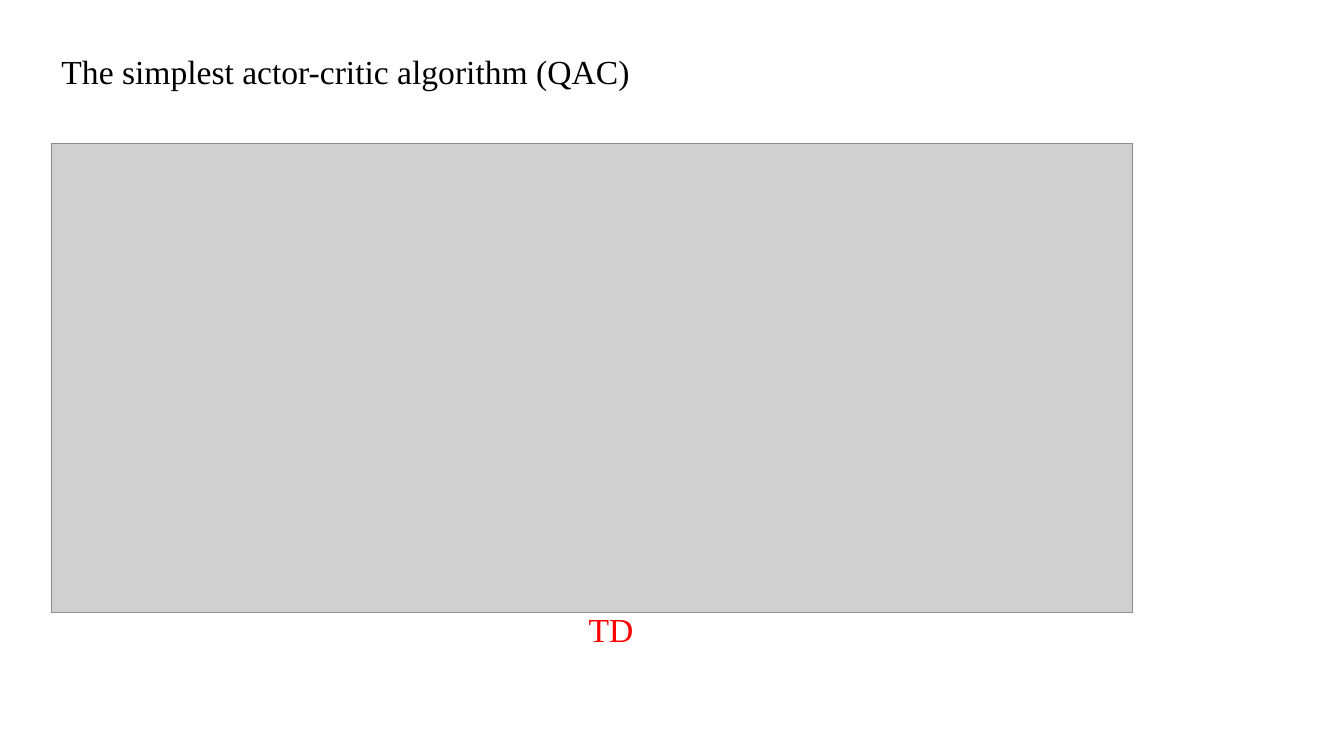
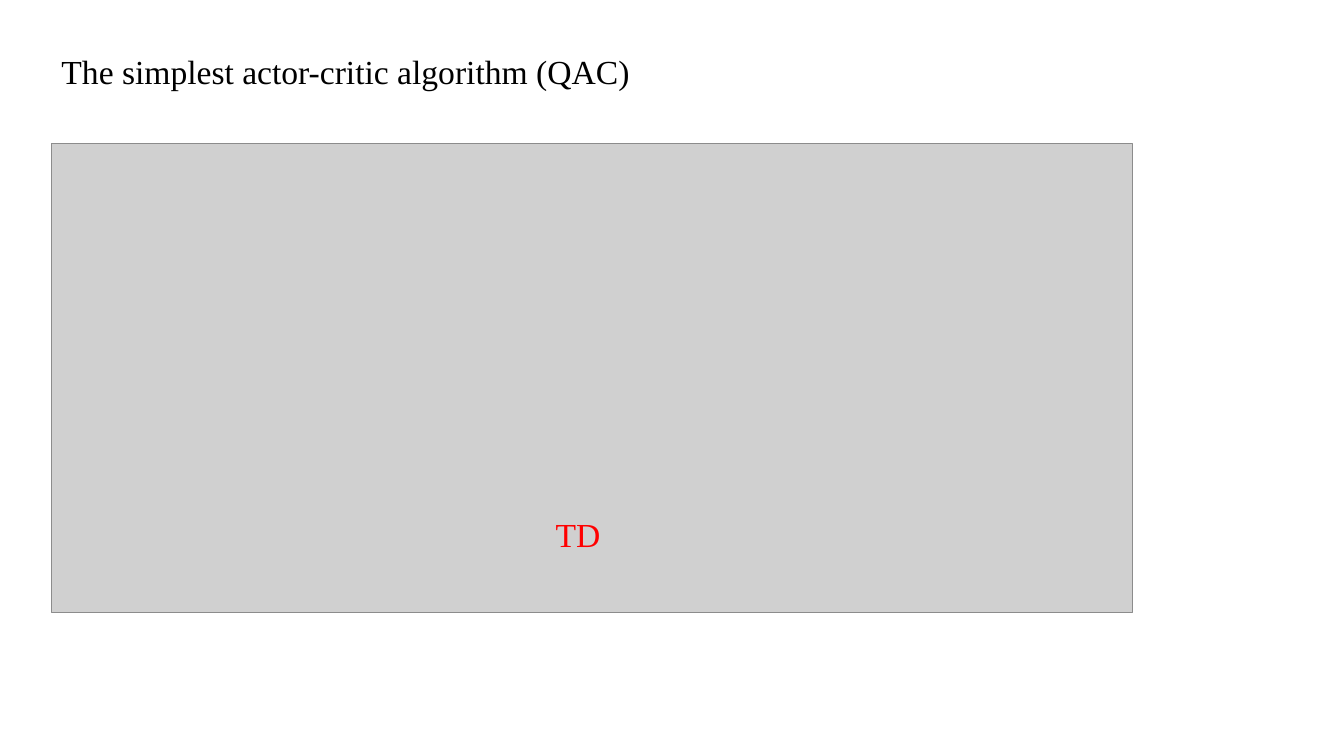
Before and after one commit to QinCheng0928/RL, a slide deck: slide 6 of ACtoPPO.pptx (slide 3 before the commit). Drawn at 1344x756 pixels with LibreOffice and Linux fonts; fonts in the diff are those of the drawing; grey boxes stand for pictures. Boxes give left, top, right and bottom in pixels: in the first picture for what was removed or moved away, otherwise in the second. Text is boxed around its words. In the diff, an @@ line names an element or a change of style, - is before the commit and + after.

```diff
--- a/ACtoPPO.pptx
+++ b/ACtoPPO.pptx
@@ text "TD" moved from (x1=589, y1=620, x2=634, y2=642) to (x1=556, y1=525, x2=601, y2=547) @@
```
Also in this commit, not shown: 3 slides added.
